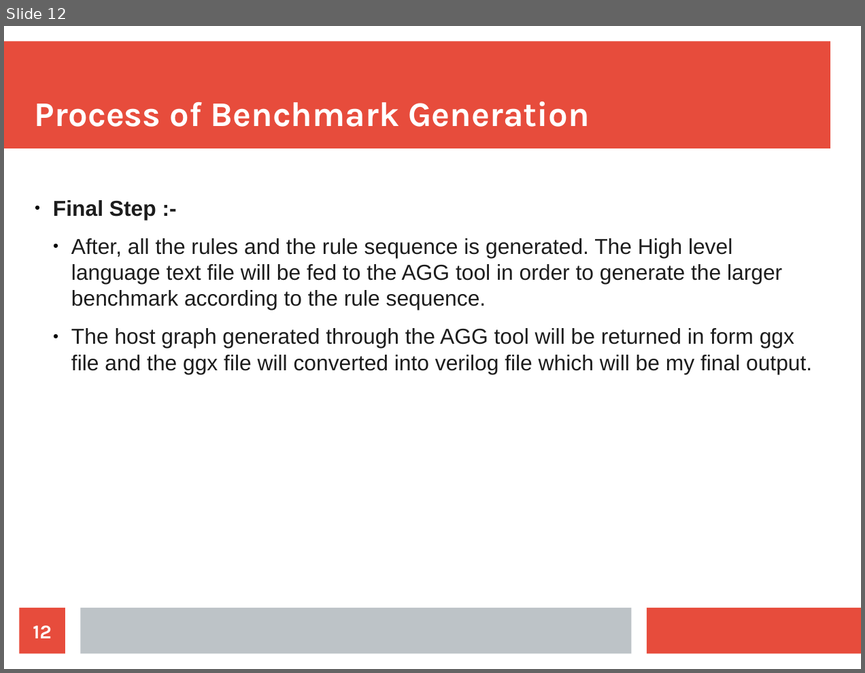
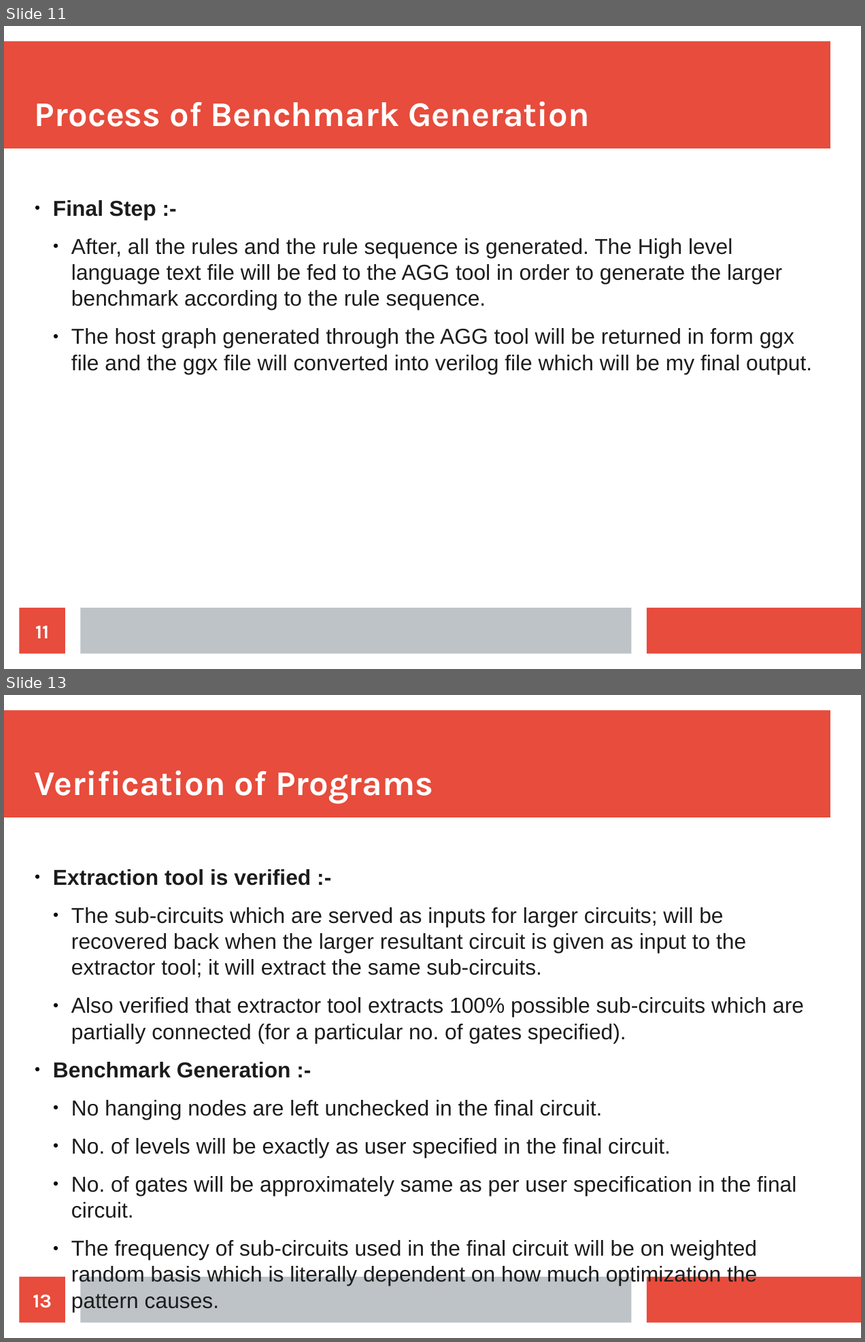
Before and after one commit to amarkant23394/upgraded_attributed_graph_grammars_tool, a slide deck: Attributed_graph_Grammar/Antlr/benchmark_generation_process.odp. Shown one above the other, each under a label of ours: slide 12 before the commit, slides 11 and 13 after it; the slides between them are not shown. The pictures are 865x673 and 865x1342 pixels, drawn with LibreOffice and Linux fonts; fonts in the diff are those of the drawing. Boxes give left, top, right and bottom in pixels: in the first picture for what was removed or moved away, otherwise in the second. Text is boxed around its words. In the diff, an @@ line names an element or a change of style, - is before the commit and + after.

```diff
--- a/Attributed_graph_Grammar/Antlr/benchmark_generation_process.odp
+++ b/Attributed_graph_Grammar/Antlr/benchmark_generation_process.odp
@@ slide 13 added at <box>4,695,861,1338</box>, background #FFFFFF; not listed: 3 template elements that a slide beside it also shows @@
@@ title added at <box>35,770,433,803</box>, 32 pt, text #FFFFFF, bold @@
+Verification of Programs
@@ text added at <box>53,869,804,1311</box>, 20 pt, text #1C1C1C @@
+● Extraction tool is verified :-
+  ● The sub-circuits which are served as inputs for larger circuits; will be recovered back when the larger resultant circuit is given as input to the extractor tool; it will extract the same sub-circuits.
+  ● Also verified that extractor tool extracts 100% possible sub-circuits which are partially connected (for a particular no. of gates specified).
+● Benchmark Generation :-
+  ● No hanging nodes are left unchecked in the final circuit.
+  ● No. of levels will be exactly as user specified in the final circuit.
+  ● No. of gates will be approximately same as per user specification in the final circuit.
+  ● The frequency of sub-circuits used in the final circuit will be on weighted random basis which is literally dependent on how much optimization the pattern causes.
@@ page number added at <box>20,1276,65,1323</box>, fill #E74C3C, 18 pt, text #FFFFFF, bold @@
+13
@@ what was slide 12 is now slide 11 @@
@@ page number at <box>35,625,49,638</box>: text changed @@
-12
+11
```
Also in this commit, not shown: 6 slides changed, 1 slide removed, 1 other file.
